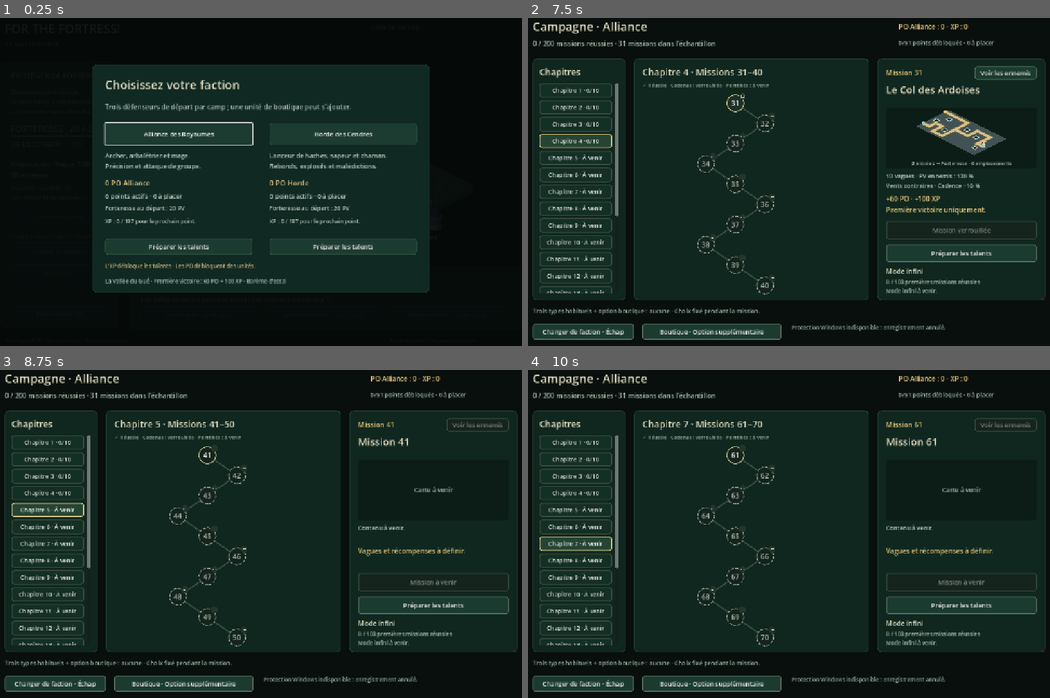
Above: before the commit, frames 1-4 (two rows, left to right).
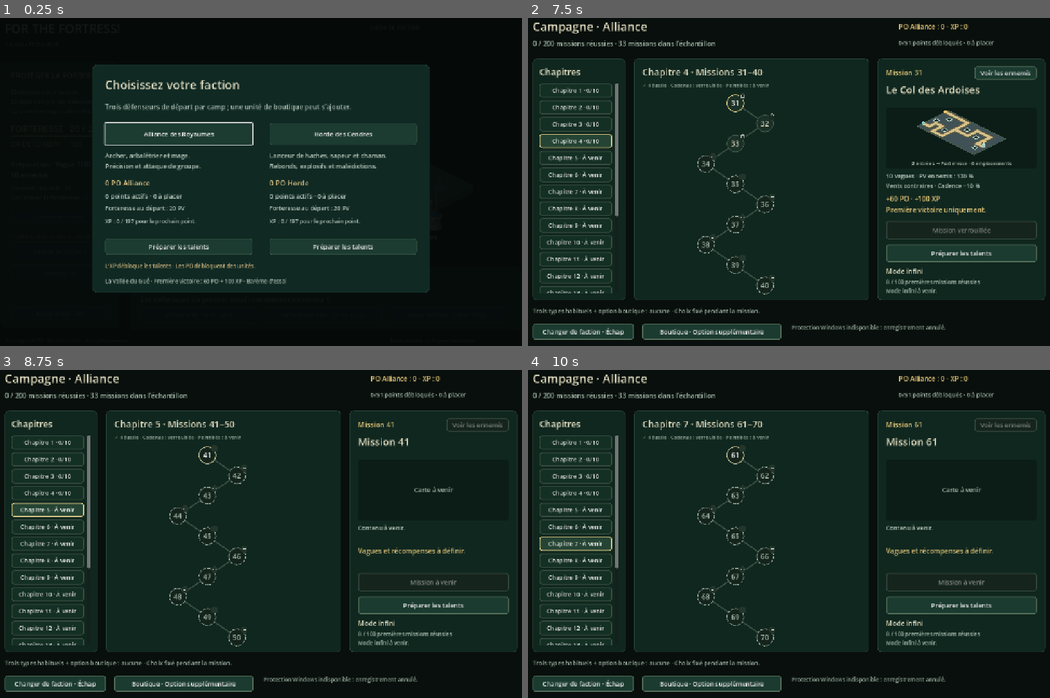
Above: after the commit, the same moments.

Repository: tomy1up/For-The-Fortress
Game: Godot game, scene res://scenes/main.tscn
Same seed, same stepped clock (60 frames per second), same inputs: the game is played once before the commit and once after it.
Inputs:
- Up to frame 1 (0.25 s): no input
- Up to frame 2 (7.5 s): click "Alliance des Royaumes" at 0.5 s; click "Jouer la mission 1" at 1.25 s; click "Jouer la mission 1" at 2 s; click "Horde des Cendres" at 2.75 s; click "Préparer les talents" at 3.5 s; click "Préparer les talents" at 4.25 s; click "Chapitre 1 · 0/10" at 5 s; click "Chapitre 2 · 0/10" at 5.75 s; click "Chapitre 3 · 0/10" at 6.5 s; click "Chapitre 4 · 0/10" at 7.25 s
- Up to frame 3 (8.75 s): click "Chapitre 5 · À venir" at 8 s
- Up to frame 4 (10 s): click "Chapitre 6 · À venir" at 8.75 s; click "Chapitre 7 · À venir" at 9.5 s

The runs differ from the first frame. In frame 2, less than 0.1% of the frame differs, in the area x 18-48%, y 6-41%; in frame 3, less than 0.1%; in frame 4, less than 0.1%.

Commit message:
release: extend headwinds to missions 32 and 33 in v0.156

Diff:
--- a/prototype/project.godot
+++ b/prototype/project.godot
@@ -3,7 +3,7 @@
 
 [application]
 config/name="For the Fortress! — La Vallée du Gué"
-config/version="0.155"
+config/version="0.156"
 run/main_scene="res://scenes/main.tscn"
 config/features=PackedStringArray("4.7", "GL Compatibility")
 
--- a/prototype/scripts/campaign_catalogue.gd
+++ b/prototype/scripts/campaign_catalogue.gd
@@ -24,12 +24,11 @@
 		var titles: Array[String] = ["La Vallée du Gué","Le Bois du Gué","Les Hauts du Gué","Les Détours du Gué","La Clairière du Gué","Le Défilé du Gué","Les Lacets du Gué","Le Sentier du Gué","Les Abords du Gué","Les Remparts du Gué"]
 		result.merge({"title":titles[(number-1)%10],"available":true,"map_id":maps[(number-1)%10],"hp_percent":99+number,"po":60,"xp":100,"waves":10},true)
 		if number > 10: result.wave_set_id = "ford_banks"
-	elif number <= 30:
+	elif number <= 33:
 		var maps: Array[String] = ["slate_pass","slate_ridges","slate_scree","slate_ravine","slate_gates","slate_crossing","slate_laces","slate_cirque","slate_high_passages","slate_bastion"]
 		var titles: Array[String] = ["Le Col des Ardoises","Les Crêtes des Ardoises","Les Éboulis des Ardoises","Le Ravin des …(182 unchanged characters)…
-		result.merge({"title":titles[number-21],"available":true,"map_id":maps[number-21],"hp_percent":99+number,"po":60,"xp":100,"waves":10},true)
-	elif number == 31:
-		result.merge({"title":"Le Col des Ardoises","available":true,"map_id":"slate_pass","hp_percent":130,"po":60,"xp":100,"waves":10,"combat_affix":{"id":"headwinds","cadence_percent":90}},true)
+		result.merge({"title":titles[(number-21)%10],"available":true,"map_id":maps[(number-21)%10],"hp_percent":99+number,"po":60,"xp":100,"waves":10},true)
+		if number > 30: result.combat_affix = {"id":"headwinds","cadence_percent":90}
 	return result
 
 static func runtime(id: String) -> Dictionary:
--- a/prototype/scripts/main.gd
+++ b/prototype/scripts/main.gd
@@ -776,7 +776,7 @@
 	var mountain_number := 21
 	if variant.begins_with("ridges"): mountain_number = 22
 	if variant.begins_with("mountain"):
-		mountain_number = clampi(variant.trim_prefix("mountain").trim_suffix("play").to_int(),23,31)
+		mountain_number = clampi(variant.trim_prefix("mountain").trim_suffix("play").to_int(),23,33)
 	if (variant.begins_with("terrain") and variant.trim_prefix("terrain").is_valid_int()) or mountain_preview:
 		var target := mountain_number if mountain_preview else clampi(int(variant.trim_prefix("terrain")),2,10)
 		for number in range(1,target):
--- a/prototype/scripts/valley_model.gd
+++ b/prototype/scripts/valley_model.gd
@@ -191,7 +191,7 @@
 	action_history.append(entry)
 
 static func valid_enemy_hp_percent(value: Variant) -> bool:
-	return (value is int or value is float) and is_finite(float(value)) and value == floorf(float(value)) and value >= 100 and value <= 130
+	return (value is int or value is float) and is_finite(float(value)) and value == floorf(float(value)) and value >= 100 and value <= 132
 
 func configure_combat_affix(value: Variant) -> bool:
 	if not value is Dictionary or not action_history.is_empty() or phase != "preparation" or wave != 1 or gold != INITIAL_GOLD: return false
--- a/prototype/tests/test_campaign_preview.gd
+++ b/prototype/tests/test_campaign_preview.gd
@@ -37,7 +37,7 @@
 		screen.refresh();screen._select(1)
 		check(screen.terrain_preview.definition.id == "ford_woods" and not screen.start_button.disabled,"La même carte devient jouable après le succès requis")
 		before = JSON.stringify(p.data)
-		screen._chapter(4);screen._select(1)
+		screen._chapter(4);screen._select(3)
 		check(screen.terrain_preview.definition.is_empty() and screen.terrain_preview.geometry().is_empty() and screen.start_button.disabled,"Un contenu à venir n’emprunte pas le terrain du Gué ni celui précédemment consulté")
 		screen._chapter(20);screen._select(9)
 		check(screen.terrain_preview.geometry().is_empty() and JSON.stringify(p.data) == before,"Les chapitres futurs restent sans terrain inventé et sans effet sur les acquis")
--- a/prototype/tests/test_campaign_progress.gd
+++ b/prototype/tests/test_campaign_progress.gd
@@ -15,8 +15,8 @@
 		var id: String = Catalogue.id_for(number);var definition: Dictionary = Catalogue.definition(number)
 		check(not ids.has(id) and Catalogue.number_for(id) == number,"Identifiant de mission unique et stable sur les deux cents positions")
 		ids[id] = true
-		if number > 31: check(not definition.available and not definition.has("po") and not definition.has("xp") and Catalogue.runtime(id).is_empty(),"Contenu absent non jouable, sans récompense inventée")
-	check(Catalogue.available_count() == 31 and Catalogue.runtime("campaign.001") == {"id":"campaign.001","po":60,"xp":100,"waves":10,"map_id":"valley_ford","hp_percent":100},"La mission du Gué et ses gains de référence restent inchangés")
+		if number > 33: check(not definition.available and not definition.has("po") and not definition.has("xp") and Catalogue.runtime(id).is_empty(),"Contenu absent non jouable, sans récompense inventée")
+	check(Catalogue.available_count() == 33 and Catalogue.runtime("campaign.001") == {"id":"campaign.001","po":60,"xp":100,"waves":10,"map_id":"valley_ford","hp_percent":100},"La mission du Gué et ses gains de référence restent inchangés")
 	for invalid in ["campaign.1","campaign.000","campaign.201","campaign.+001","campaign.0001","campaign.001.extra",null,1]: check(Catalogue.number_for(invalid) == 0,"Identifiant non canonique refusé")
 	for number in [0,-1,201]: check(Catalogue.definition(number).is_empty() and Catalogue.id_for(number).is_empty(),"Position hors parcours refusée")
 	for pair in [[1,1],[10,1],[11,2],[20,2],[21,3],[100,10],[101,11],[200,20]]: check(Catalogue.definition(pair[0]).chapter == pair[1],"Dix missions par chapitre aux frontières du parcours")
--- a/prototype/tests/test_campaign_sample.gd
+++ b/prototype/tests/test_campaign_sample.gd
@@ -36,7 +36,7 @@
 				check(is_equal_approx(scaled.hp,base.hp*percent/100.0) and scaled.hp == scaled.max_hp,"Les PV initiaux et maximum appliquent exactement le pourcentage demandé")
 				for key in ["speed","reward","fortress_damage","identity_id","origin"]: check(scaled[key] == base[key],"Vitesse, gains, dégâts à la forteresse et identité de faction inchangés")
 	var m = Model.new()
-	for invalid in [0,99,131,100.5,true,"101",null,INF]: check(not m.configure_enemy_hp(invalid) and m.enemy_hp_percent == 100,"Réglage absent, non entier ou hors de l’échantillon refusé sans effet")
+	for invalid in [0,99,133,100.5,true,"101",null,INF]: check(not m.configure_enemy_hp(invalid) and m.enemy_hp_percent == 100,"Réglage absent, non entier ou hors de l’échantillon refusé sans effet")
 	check(m.configure_enemy_hp(101) and m.select_faction(0) and not m.configure_enemy_hp(102),"Le pourcentage est configuré avant le départ puis figé")
 	m.start();m.advance(0)
 	check(not m.enemies.is_empty() and m.enemies[0].max_hp == Model.scaled_enemy_hp(m.enemies[0].type,101),"Le moteur applique les PV réglés aux apparitions réelles")
@@ -68,7 +68,7 @@
 			if number > 1:
 				var bad: Dictionary = reports[0].duplicate(true);bad.enemy_hp_percent = 100
 				check(not Replay.verify(bad).ok,"Un rapport dont le pourcentage a été falsifié est rejeté")
-				bad.enemy_hp_percent = 131;check(not Replay.verify(bad).ok,"Un rapport ne peut pas imposer une difficulté non prise en charge")
+				bad.enemy_hp_percent = 133;check(not Replay.verify(bad).ok,"Un rapport ne peut pas imposer une difficulté non prise en charge")
 				bad.erase("enemy_hp_percent");check(not Replay.verify(bad).ok,"Supprimer les règles de PV du rapport ne permet pas un rejeu incohérent")
 		var scene = Main.new();root.add_child(scene);scene.set_process(false)
 		var p = Profile.new("");scene.meta_profile = p;scene._open_campaign(faction)
--- a/prototype/tests/test_campaign_states.gd
+++ b/prototype/tests/test_campaign_states.gd
@@ -25,7 +25,7 @@
 			if chapter == 3:
 				check(menu.nodes.all(func(node): return node.state=="locked"),"Les dix missions du chapitre 3 attendent les réussites préalables")
 			if chapter == 4:
-				check(menu.nodes[0].state=="locked" and menu.nodes.slice(1).all(func(node):return node.state=="future"),"Une mission verrouillée et neuf missions à venir au chapitre 4")
+				check(menu.nodes.slice(0,3).all(func(node):return node.state=="locked") and menu.nodes.slice(3).all(func(node):return node.state=="future"),"Trois missions verrouillées et sept missions à venir au chapitre 4")
 			if chapter > 4:
 				check(menu.chapter_buttons[chapter-1].text.contains("À venir"),"Un chapitre sans contenu jouable ne prétend pas être prêt")
 				for node in menu.nodes: check(node.state == "future" and not node.locked,"Les nœuds d’un chapitre futur restent consultables, sans faux cadenas de progression")
--- a/prototype/tests/test_chapter_one.gd
+++ b/prototype/tests/test_chapter_one.gd
@@ -48,7 +48,7 @@
 			var scaled: Dictionary = Model.make_enemy(0,type,0,0,entry.hp_percent)
 			check(is_equal_approx(scaled.max_hp,base.hp*entry.hp_percent/100.0),"PV exacts sans arrondi prématuré")
 			for key in ["speed","reward","fortress_damage","identity_id"]: check(scaled[key] == base[key],"Le changement de mission ne gonfle ni vitesse, ni récompense, ni dégâts à la forteresse")
-	check(not Catalogue.definition(32).available and Catalogue.runtime("campaign.032").is_empty(),"La mission 32 reste à venir, sans contenu annoncé comme jouable")
+	check(not Catalogue.definition(34).available and Catalogue.runtime("campaign.034").is_empty(),"La mission 34 reste à venir, sans contenu annoncé comme jouable")
 	for faction in range(2):
 		for number in range(4,11):
 			var entry: Dictionary = Catalogue.definition(number);var reports: Array = []
--- a/prototype/tests/test_headwinds.gd
+++ b/prototype/tests/test_headwinds.gd
@@ -57,56 +57,80 @@
 			check(Report.markdown(report).contains("−10 %"),"Rapport lisible avec le dosage de l'affixe")
 			report.combat_affix.cadence_percent = "90"
 			check(not Replay.verify(report).ok,"Rapport contenant un affixe invalide refusé")
-	for camp in range(2):
+	for case in [[0,31],[1,31],[0,32],[1,32],[0,33],[1,33]]:
+		var camp: int = case[0]
+		var mission: int = case[1]
 		var game := Main.new()
 		root.add_child(game);game.set_process(false)
 		var profile := Profile.new("")
 		game.meta_profile = profile
 		game._open_campaign(camp,4)
+		game.campaign_menu._select(mission-31)
 		check(game.campaign_menu.start_button.disabled and game.campaign_menu.mission_detail.text.contains("−10 %"),"Affixe expliqué avant le déblocage de la mission")
-		for number in range(1,31):
+		for number in range(1,mission):
 			var run: int = profile.begin_mission(camp,Main.CampaignCatalogue.id_for(number),60,10,100)
 			check(profile.credit_mission(run,camp,10,true),"Préparation du parcours isolé")
 		var first: int = 5 if camp==0 else 0
+		if camp==1 and mission==32: first = 10
 		var tree: int = Talents.coordinates(first).x
 		for index in [first,first,first,first,first,Talents.index_for(tree,1)]:
 			check(profile.allocate(camp,index),"Talents de départ financés par les missions préalables")
-		while Model.MetaTalents.spent(profile.data.banks[camp].ranks)<15:
+		while Model.MetaTalents.spent(profile.data.banks[camp].ranks)<profile.data.banks[camp].points:
 			var allocated := false
 			for local in range(21):
 				var index: int = Talents.index_for(tree,local)
 				if profile.allocate(camp,index):
 					allocated = true
 					break
-			check(allocated,"Répartition des quinze points gagnés")
+			check(allocated,"Répartition des seuls points gagnés avant cette mission")
 			if not allocated: break
 		game._open_campaign(camp,4)
-		check(not game.campaign_menu.start_button.disabled,"Mission 31 accessible après la mission 30")
+		game.campaign_menu._select(mission-31)
+		check(not game.campaign_menu.start_button.disabled,"Mission accessible après sa précédente")
 		game.campaign_menu._launch()
-		check(game.model.combat_affix==AFFIX and game.model.enemy_hp_percent==130 and game.model.gold==150,"Affixe appliqué par le lancement réel de campagne")
+		check(game.model.combat_affix==AFFIX and game.model.enemy_hp_percent==99+mission and game.model.gold==150,"Affixe appliqué par le lancement réel de campagne")
 		check(game.affix_label.visible and game.affix_label.text.contains("−10 %"),"Affixe visible pendant la préparation")
 		var model = game.model
 		model.rng.seed = 7
 		var types: Array = [0,1,2] if camp==0 else [3,3,5]
+		if mission==32: types = [0,0,2] if camp==0 else [4,4,3]
 		var slots := [3,4,2]
+		var army_slots: Array = slots.duplicate()
+		if camp==1 and mission==32: army_slots.append(0)
 		check(model.buy(slots[0],types[0]) and model.buy(slots[1],types[1]),"Défense initiale dans le budget normal")
 		for wave in range(1,11):
 			if wave==2: model.upgrade(slots[0])
 			if wave>=2 and model.defenders[slots[2]].is_empty(): model.buy(slots[2],types[2])
+			if camp==1 and mission==32 and wave>=3 and model.defenders[0].is_empty(): model.buy(0,3)
 			if wave>=5:
-				for slot in slots:
+				for slot in army_slots:
 					if not model.defenders[slot].is_empty(): model.upgrade(slot,0 if model.defenders[slot].level==3 else -1)
-			check(model.start(),"Départ d'une vague de la mission 31")
+			check(model.start(),"Départ d'une vague sous Vents contraires")
 			model.advance(10000)
 			if model.phase=="defeat": break
 			if model.phase=="bonus": model.choose_bonus(model.bonus_offer[0])
 			if wave<10: model.prepare_next_wave()
 		check(model.phase=="victory","Victoire avec les ressources et talents normalement accessibles")
+		var spent := 0
+		for action in model.action_history:
+			if action.kind in ["buy","upgrade"]: spent += int(action.cost)
+		check(model.gold==150+model.total_income-spent and model.gold>=0,"Tous les recrutements et améliorations sont financés par les revenus du combat")
+		if camp==1 and mission==32:
+			check(model.defenders.filter(func(unit):return not unit.is_empty()).size()==4 and model.defenders.filter(func(unit):return unit.get("type",-1)==3).size()==2 and model.defenders.filter(func(unit):return unit.get("type",-1)==4).size()==2,"Défense à quatre unités conforme à la limite de deux exemplaires par type")
 		check(Replay.verify(JSON.parse_string(JSON.stringify(Report.build(model)))).ok,"Rapport complet de mission affectée rejouable")
 		game._sync_meta_rewards(true);game._sync_meta_rewards(true);game._update_interface()
-		check(profile.campaign_status(camp).completed==31 and profile.data.banks[camp].xp==3100 and profile.data.banks[camp].resource==1860,"Crédit unique de première victoire")
+		check(profile.campaign_status(camp).completed==mission and profile.data.banks[camp].xp==100*mission and profile.data.banks[camp].resource==60*mission,"Crédit unique de première victoire")
+		check(profile.data.banks[camp].points==Profile.Experience.points_for_xp(100*mission),"Points de talents acquis selon la courbe d'XP de la faction")
 		check(game.affix_label.visible,"Affixe reste affiché en fin de combat")
 		check(profile.campaign_status(1-camp).completed==0,"Le parcours adverse reste indépendant")
+		if model.phase=="victory":
+			game._show_run_summary();game._summary_to_campaign()
+			check(game.choosing_faction and game.campaign_menu.visible,"Retour réel au parcours après le bilan")
+			game.campaign_menu._chapter(3);game.campaign_menu._select(0);game.campaign_menu._launch()
+			check(not game.choosing_faction and game.mission_definition.id=="campaign.021" and game.model.combat_affix.is_empty() and not game.affix_label.visible,"Rejouer une mission antérieure ne conserve aucun vent ni son annonce")
+			var candidate := {"type":camp*3,"level":1,"branch":-1}
+			var actual: Dictionary = game.model.get_stats(0,-1,candidate)
+			check(is_equal_approx(actual.interval,Model.ROSTER[camp*3].interval),"La cadence d'origine est restaurée sans modifier les talents")
 		game.free()
 	print("HEADWINDS_TESTS checks=%d failures=%d" % [checks,failures])
 	quit(1 if failures else 0)
--- a/prototype/tests/test_mission_scout.gd
+++ b/prototype/tests/test_mission_scout.gd
@@ -75,7 +75,7 @@
 			check(JSON.stringify(profile.data)==before,"Lire les rencontres ne modifie aucune progression")
 			await escape()
 			check(menu.visible and not scout.visible and not menu.overlay_blocked and root.gui_get_focus_owner()==menu.scout_button,"Échap revient au bouton d’origine sans quitter le parcours")
-		menu._chapter(4);menu._select(1);check(menu.scout_button.disabled,"Les missions futures n’inventent pas de rencontres")
+		menu._chapter(4);menu._select(3);check(menu.scout_button.disabled,"Les missions futures n’inventent pas de rencontres")
 		menu._scout();check(not scout.visible,"Le contenu futur ne s’ouvre pas")
 		menu._chapter(1);menu._scout();menu.close();check(not scout.visible and scout.entries.is_empty(),"Quitter le parcours efface la consultation")
 		menu.open(profile,1-camp);check(not scout.visible and not menu.overlay_blocked,"Aucune ancienne faction ne reste affichée après changement")
--- a/prototype/tools/survey_campaign_sample.gd
+++ b/prototype/tools/survey_campaign_sample.gd
@@ -20,7 +20,7 @@
 		if name.ends_with(".gd"): result[name] = FileAccess.get_sha256("res://scripts/"+name)
 	return result
 
-func play(faction: int, mission: int, seed_value: int, layout: int, composition: int, early: int, talent: int, step: float, replay: bool, full_tree: bool = false, recruit_from: int = 4, workshop: Dictionary = {}, placement: Array = []) -> Dictionary:
+func play(faction: int, mission: int, seed_value: int, layout: int, composition: int, early: int, talent: int, step: float, replay: bool, full_tree: bool = false, recruit_from: int = 4, workshop: Dictionary = {}, placement: Array = [], extra_recruits: Array = []) -> Dictionary:
 	var definition: Dictionary = Catalogue.definition(mission)
 	var board := Model.Maps.for_id(definition.map_id) if workshop.is_empty() else workshop
 	var m = Model.new(true,board)
@@ -60,14 +60,21 @@
 	var types: Array = COMPOSITIONS[composition]
 	if slots.size()!=3 or slots.any(func(slot): return not slot is int or slot<0 or slot>=m.slots.size()) or slots[0]==slots[1] or slots[0]==slots[2] or slots[1]==slots[2]:
 		error = "Trois emplacements distincts et valides sont requis.";return {}
+	var army_slots: Array = slots.duplicate()
+	for recruit in extra_recruits:
+		if not recruit is Array or recruit.size()!=3 or not recruit[0] is int or not recruit[1] is int or not recruit[2] is int or recruit[0]<0 or recruit[0]>=m.slots.size() or recruit[0] in army_slots or recruit[1]<0 or recruit[1]>2 or recruit[2]<2 or recruit[2]>10:
+			error = "Renfort de comparaison invalide (emplacement, famille, première vague).";return {}
+		army_slots.append(recruit[0])
 	if not m.buy(slots[0],faction*3+types[0]) or not m.buy(slots[1],faction*3+types[1]): error = "Composition initiale hors budget.";return {}
 	var recruited_at := 0
 	for wave in range(1,11):
 		if wave == early: m.upgrade(slots[0]) # Une tentative, uniquement si les règles normales le permettent.
 		if wave >= recruit_from and m.defenders[slots[2]].is_empty():
 			if m.buy(slots[2],faction*3+types[2]): recruited_at = wave
+		for recruit in extra_recruits:
+			if wave>=recruit[2] and m.defenders[recruit[0]].is_empty(): m.buy(recruit[0],faction*3+recruit[1])
 		if wave >= 5:
-			for slot in slots:
+			for slot in army_slots:
 				if not m.defenders[slot].is_empty(): m.upgrade(slot,specialisation_branch if m.defenders[slot].level == 3 else -1)
 		if not m.start(): error = "Départ de vague refusé.";return {}
 		while m.active: m.advance(step)
Not shown, changed: prototype/distribution/LIRE_MOI.txt
Not shown, changed: prototype/export_presets.cfg
Not shown, changed: design/Biomes_cumul_2026-10-31.md
Not shown, added: design/Missions_032_033_Vents_contraires.md
Not shown, added: design/essais/v0156_release_notes.md
Not shown, changed: prototype/Exporter_Windows.ps1
